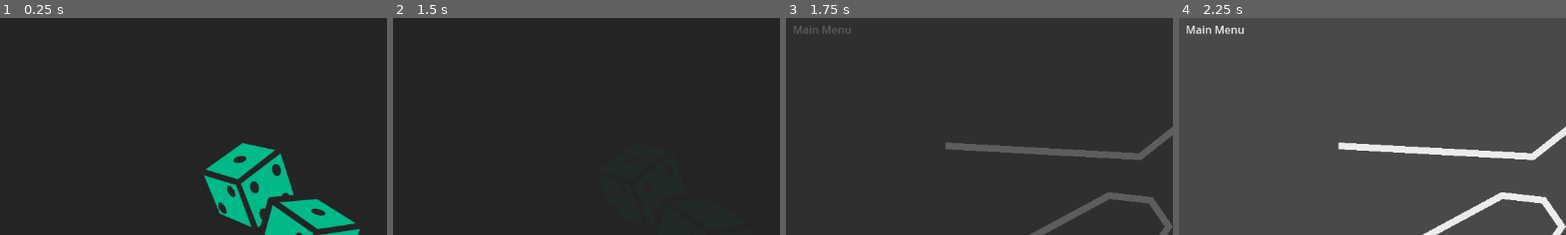
Above: before the commit, frames 1-4 (left to right).
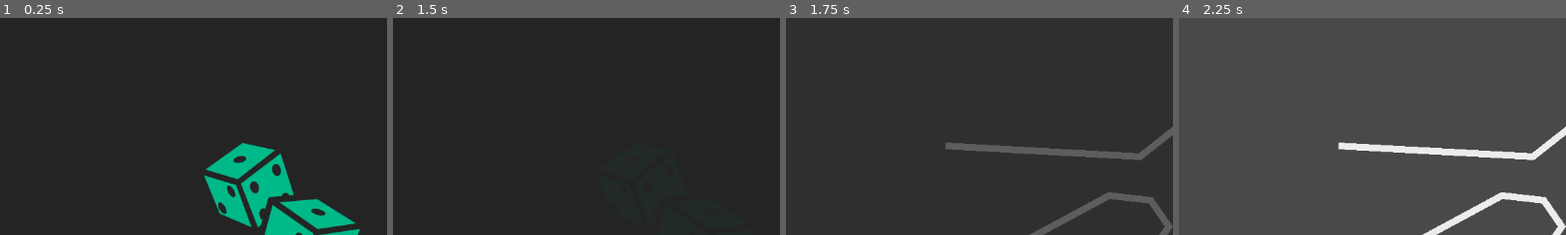
Above: after the commit, the same moments.

Repository: GetSky/Game-Jam-Template-Godot
Game: Godot game, scene res://kernel/kernel.tscn
Two runs of this game, one before a commit and one after it. Both use one fixed random seed, a clock stepped at 60 frames per second and the inputs below.
Inputs:
- Up to frame 1 (0.25 s): no input
- Up to frame 2 (1.5 s): tap Enter at 0.5 s
- Up to frame 3 (1.75 s): no input
- Up to frame 4 (2.25 s): no input
The pictures show only the part of the screen within x 3-52%, y 4-54%; the shares and areas given below are measured in that part.

Frames 1-2 are identical in both runs. In frame 3, 0.2% of the frame differs, in the area x 2-17%, y 3-8%; in frame 4, 0.3%.

Commit message:
removed re-creation of scene if the same scene is already active

Diff:
--- a/features/level_test/level_test.tscn
+++ b/features/level_test/level_test.tscn
@@ -1,6 +1,11 @@
-[gd_scene format=3 uid="uid://jrsweemov67v"]
+[gd_scene load_steps=3 format=3 uid="uid://jrsweemov67v"]
+
+[ext_resource type="Script" path="res://features/level_test/level_test.gd" id="1_uix37"]
+[ext_resource type="PackedScene" uid="uid://bahrc0y5258qb" path="res://features/pause_menu/pause_menu.tscn" id="2_kx6hc"]
 
 [node name="LevelTest" type="Node2D"]
+script = ExtResource("1_uix37")
+pause = ExtResource("2_kx6hc")
 
 [node name="Line2D" type="Line2D" parent="."]
 position = Vector2(112, 0)
--- a/features/level_test/main_menu.gd
+++ /dev/null
@@ -1,7 +0,0 @@
-extends Control
-
-@onready var music_service: BackgroundMusicService = Injector.inject(BackgroundMusicService)
-
-
-func _ready() -> void:
-		music_service.play(music_service.MusicType.MAIN)
--- a/features/level_test/main_menu.tscn
+++ /dev/null
@@ -1,16 +0,0 @@
-[gd_scene load_steps=2 format=3 uid="uid://c4cnynqdfvrr7"]
-
-[ext_resource type="Script" path="res://features/level_test/main_menu.gd" id="1_amw8j"]
-
-[node name="MainMenu" type="Control"]
-layout_mode = 3
-anchors_preset = 0
-script = ExtResource("1_amw8j")
-
-[node name="Label" type="Label" parent="."]
-layout_mode = 0
-offset_left = 39.0
-offset_top = 33.0
-offset_right = 79.0
-offset_bottom = 56.0
-text = "Main Menu"
--- a/features/pause_menu/pause_menu.tscn
+++ b/features/pause_menu/pause_menu.tscn
@@ -38,4 +38,4 @@
 anchor_bottom = 1.0
 grow_horizontal = 2
 grow_vertical = 2
-color = Color(0, 0, 0, 0.458824)
+color = Color(0, 0, 0, 0.392157)
--- a/features/scene_transition/scene_transition_service.gd
+++ b/features/scene_transition/scene_transition_service.gd
@@ -7,6 +7,8 @@
 var _world : Node2D
 var _ui : Control
 
+var _last_ui: PackedScene
+var _last_world: PackedScene
 var _next_ui: PackedScene
 var _next_world: PackedScene
 
@@ -21,21 +23,21 @@
 	u.get_parent().add_child(_transition_screen, true)
 
 
-func set_next_ui(new_ui: PackedScene) -> Object:
+func set_next_ui(new_ui: PackedScene) -> SceneTransitionService:
 	_next_ui = new_ui
 	return self
 
 
-func set_next_world(new_world: PackedScene) -> Object:
+func set_next_world(new_world: PackedScene) -> SceneTransitionService:
 	_next_world = new_world
 	return self
 
 
 func change(type: CleanType = CleanType.DELETE) -> void:
-	if _isEqual(_current_ui, _next_ui) == false:
+	if _isEqual(_last_ui, _next_ui) == false:
 		_change_ui(type)
 
-	if _isEqual(_current_world, _next_world) == false:
+	if _isEqual(_last_world, _next_world) == false:
 		_change_world(type)
 
 
@@ -52,13 +54,13 @@
 func _change_ui(type: CleanType) -> void:
 	_clear(_current_ui, _ui, type)
 	_current_ui = _create(_next_ui, _ui)
-	_next_ui = null
+	_last_ui = _next_ui
 
 
 func _change_world(type: CleanType) -> void:
 	_clear(_current_world, _world, type)
 	_current_world = _create(_next_world, _world)
-	_next_world = null
+	_last_world = _next_world
 
 
 func _clear(target: Node, root: Node, type: CleanType) -> void:
@@ -84,9 +86,9 @@
 	return new
 
 
-func _isEqual(a, b):
-	if (a != null && a.get_script()!=null && b != null && b.get_script()!=null):
-		if (a.get_script().resource_path == b.get_script().resource_path):
-			return true
-
+func _isEqual(a: PackedScene, b: PackedScene):
+	if (a != null && b != null):
+		return a.resource_scene_unique_id == b.resource_scene_unique_id
+	if (a == null && b == null):
+		return true
 	return false
--- a/features/splash_screen/splash_screen.tscn
+++ b/features/splash_screen/splash_screen.tscn
@@ -1,8 +1,7 @@
-[gd_scene load_steps=9 format=3 uid="uid://cdmb3uxe0d6"]
+[gd_scene load_steps=8 format=3 uid="uid://cdmb3uxe0d6"]
 
 [ext_resource type="Script" path="res://features/splash_screen/splash_screen.gd" id="1_cwy8u"]
 [ext_resource type="Texture2D" uid="uid://ctdwujlebrxeh" path="res://features/splash_screen/assets/team_logo.png" id="1_ooewk"]
-[ext_resource type="PackedScene" uid="uid://c4cnynqdfvrr7" path="res://features/level_test/main_menu.tscn" id="2_awcnu"]
 [ext_resource type="PackedScene" uid="uid://jrsweemov67v" path="res://features/level_test/level_test.tscn" id="3_i2njb"]
 [ext_resource type="Texture2D" uid="uid://vhfcn55wsdy2" path="res://features/splash_screen/assets/game_jam_logo.png" id="4_7a20l"]
 [ext_resource type="Texture2D" uid="uid://t27mjcdflxog" path="res://features/splash_screen/assets/game_logo.png" id="5_echr4"]
@@ -17,7 +16,6 @@
 grow_horizontal = 2
 grow_vertical = 2
 script = ExtResource("1_cwy8u")
-load_ui_scene = ExtResource("2_awcnu")
 load_world_scene = ExtResource("3_i2njb")
 
 [node name="Background" type="ColorRect" parent="."]
--- a/project.godot
+++ b/project.godot
@@ -33,6 +33,14 @@
 
 project/assembly_name="Game Jam Template Godot"
 
+[input]
+
+Pause={
+"deadzone": 0.5,
+"events": [Object(InputEventKey,"resource_local_to_scene":false,"resource_name":"","device":0,"window_id":0,"alt_pressed":false,"shift_pressed":false,"ctrl_pressed":false,"meta_pressed":false,"pressed":false,"keycode":0,"physical_keycode":4194305,"key_label":0,"unicode":0,"location":0,"echo":false,"script":null)
+]
+}
+
 [rendering]
 
 renderer/rendering_method="gl_compatibility"
